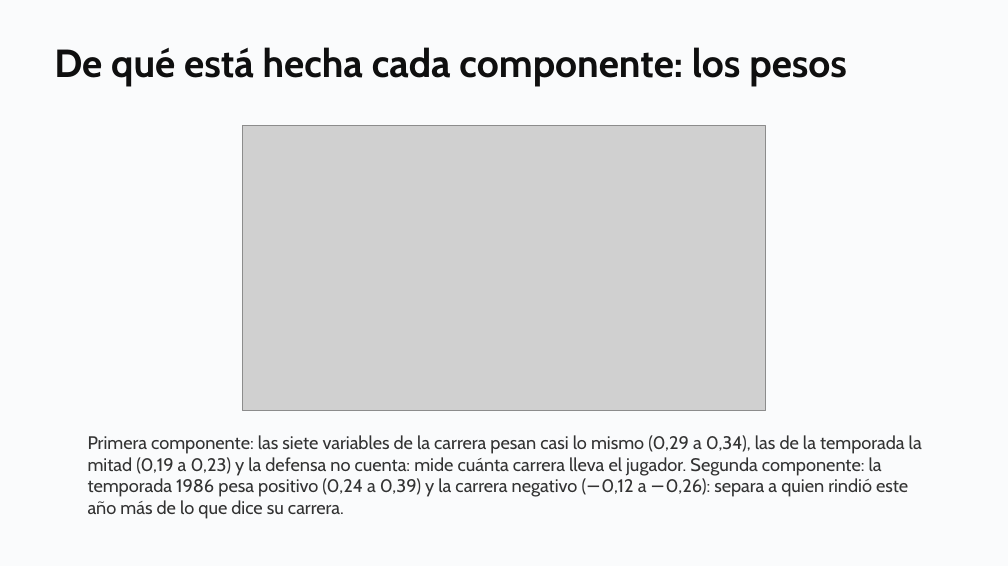
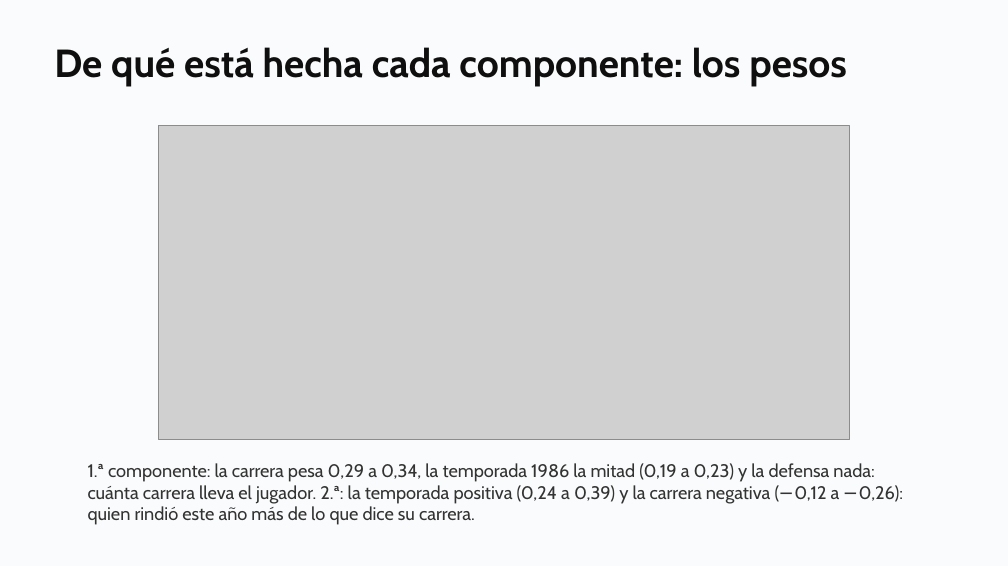
Before and after one commit to daniopitz/diplomado-cdd, a slide deck: slide 24 of presentaciones/clase08_componentes_principales.pptx (slide 23 before the commit). Drawn at 1008x566 pixels with LibreOffice and Linux fonts; fonts in the diff are those of the drawing; grey boxes stand for pictures. Boxes give left, top, right and bottom in pixels: in the first picture for what was removed or moved away, otherwise in the second. Text is boxed around its words. In the diff, an @@ line names an element or a change of style, - is before the commit and + after.

```diff
--- a/presentaciones/clase08_componentes_principales.pptx
+++ b/presentaciones/clase08_componentes_principales.pptx
@@ picture resized from (x1=242, y1=126, x2=766, y2=411) to (x1=158, y1=126, x2=850, y2=439) @@
@@ text at (x1=88, y1=463, x2=903, y2=525): text changed @@
-Primera componente: las siete variables de la carrera pesan casi lo mismo (0,29 a 0,34), las de la temporada la mitad (0,19 a 0,23) y la defensa no cuenta: mide cuánta carrera lleva el jugador. Segunda componente: la temporada 1986 pesa positivo (0,24 a 0,39) y la carrera negativo (−0,12 a −0,26): separa a quien rindió este año más de lo que dice su carrera.
+1.ª componente: la carrera pesa 0,29 a 0,34, la temporada 1986 la mitad (0,19 a 0,23) y la defensa nada: cuánta carrera lleva el jugador. 2.ª: la temporada positiva (0,24 a 0,39) y la carrera negativa (−0,12 a −0,26): quien rindió este año más de lo que dice su carrera.
```
Also in this commit, not shown: 2 other slides changed, 1 slide added, 3 other files.
